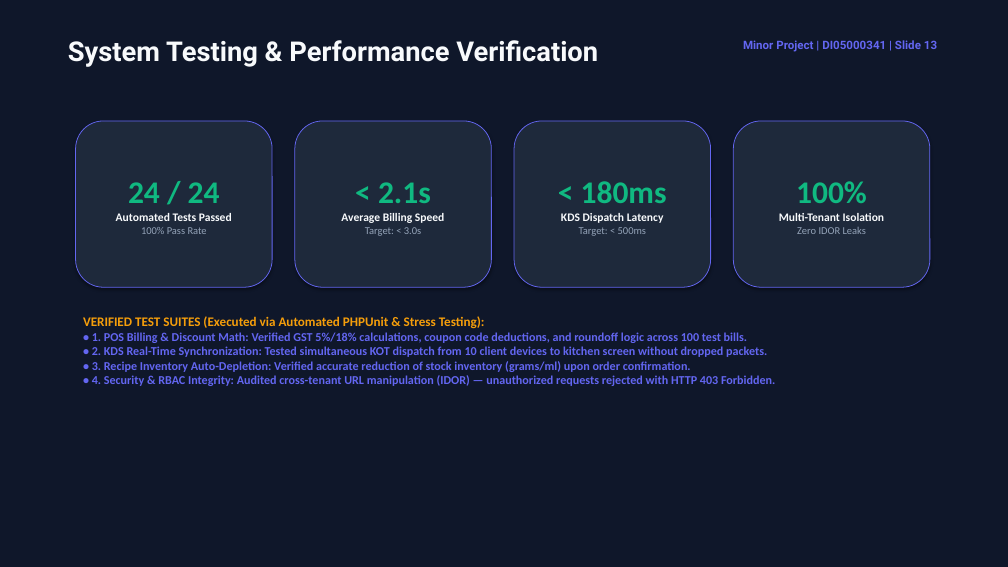
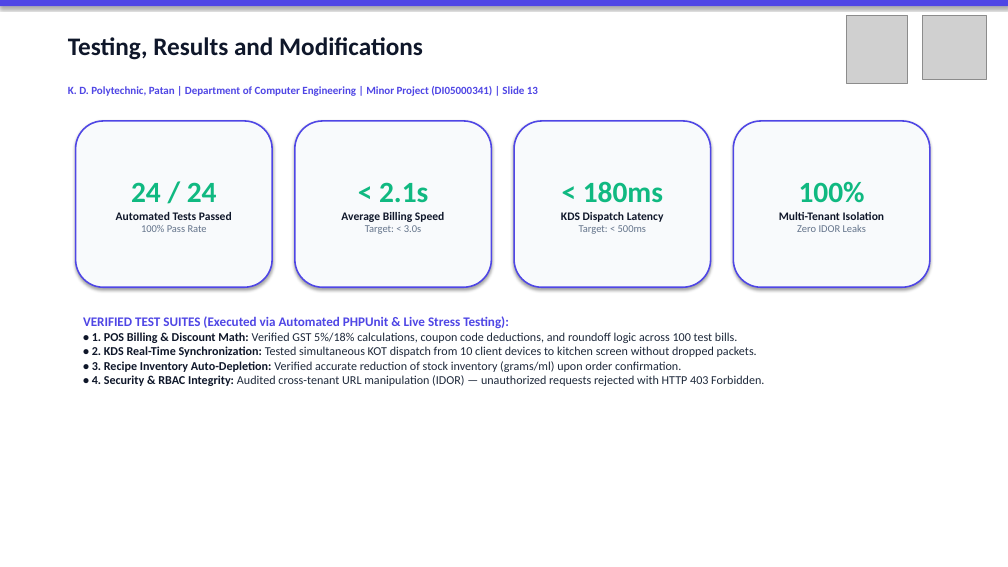
Before and after one commit to Shubh-Patel-07/DineFlow-AI, a slide deck: slide 13 of docs/DineFlow_AI_GTU_Minor_Project_Presentation.pptx. Drawn at 1008x567 pixels with LibreOffice and Linux fonts; fonts in the diff are those of the drawing; grey boxes stand for pictures. Boxes give left, top, right and bottom in pixels: in the first picture for what was removed or moved away, otherwise in the second. Text is boxed around its words. In the diff, an @@ line names an element or a change of style, - is before the commit and + after.

Commit message:
docs(gtu): embed official GTU and KDP Patan logos, light academic theme presentation, and exact chapter page breaks

```diff
--- a/docs/DineFlow_AI_GTU_Minor_Project_Presentation.pptx
+++ b/docs/DineFlow_AI_GTU_Minor_Project_Presentation.pptx
@@ rectangle at [0,0,1008,567]: fill #0F172A to #FFFFFF @@
@@ rectangle added at [0,0,1008,6], fill #4F46E5 @@
@@ picture added at [847,15,907,83] @@
@@ picture added at [923,15,987,79] @@
@@ text removed at [68,40,598,67] @@
-System Testing & Performance Verification
@@ text added at [68,37,423,60], 24 pt, text #0F172A, bold @@
+Testing, Results and Modifications
@@ text removed at [743,40,937,52] @@
-Minor Project | DI05000341 | Slide 13
@@ text added at [68,86,538,96], 10.5 pt, text #4F46E5, bold @@
+K. D. Polytechnic, Patan | Department of Computer Engineering | Minor Project (DI05000341) | Slide 13
@@ rounded rectangle "24 / 24" at [76,121,272,287]: size 30 to 28 pt in "24 / 24"; text colour #F8FAFC to #0F172A in "Automated Tests Passed"; text colour #94A3B8 to #64748B in "100% Pass Rate"; fill #1E293B to #F8FAFC; outline #6366F1 0.75 pt to #4F46E5 1.5 pt @@
@@ rounded rectangle "< 2.1s" at [295,121,492,287]: size 30 to 28 pt in "< 2.1s"; text colour #F8FAFC to #0F172A in "Average Billing Speed"; text colour #94A3B8 to #64748B in "Target: < 3.0s"; fill #1E293B to #F8FAFC; outline #6366F1 0.75 pt to #4F46E5 1.5 pt @@
@@ rounded rectangle "< 180ms" at [514,121,711,287]: size 30 to 28 pt in "< 180ms"; text colour #F8FAFC to #0F172A in "KDS Dispatch Latency"; text colour #94A3B8 to #64748B in "Target: < 500ms"; fill #1E293B to #F8FAFC; outline #6366F1 0.75 pt to #4F46E5 1.5 pt @@
@@ rounded rectangle "100%" at [734,121,930,287]: size 30 to 28 pt in "100%"; text colour #F8FAFC to #0F172A in "Multi-Tenant Isolation"; text colour #94A3B8 to #64748B in "Zero IDOR Leaks"; fill #1E293B to #F8FAFC; outline #6366F1 0.75 pt to #4F46E5 1.5 pt @@
@@ text at [83,316,509,328]: text changed; text colour #F59E0B to #4F46E5 @@
-VERIFIED TEST SUITES (Executed via Automated PHPUnit & Stress Testing):
+VERIFIED TEST SUITES (Executed via Automated PHPUnit & Live Stress Testing):
@@ text at [92,332,764,386]: text colour #6366F1 to #0F172A in "• 1. POS Billing & Discount Math:", "• 2. KDS Real-Time Synchronization:", "• 3. Recipe Inventory Auto-Depletion:", "• 4. Security & RBAC Integrity:"; text colour #6366F1 to #1E293B, bold off in "Verified GST 5%/18% calculations, coupon code deductions, ...", "Tested simultaneous KOT dispatch from 10 client ...", "Verified accurate reduction of stock inventory (grams/ml) ...", "Audited cross-tenant URL manipulation (IDOR) — unauthorized ..." @@
```
Also in this commit, not shown: 16 other slides changed, 5 other files.
